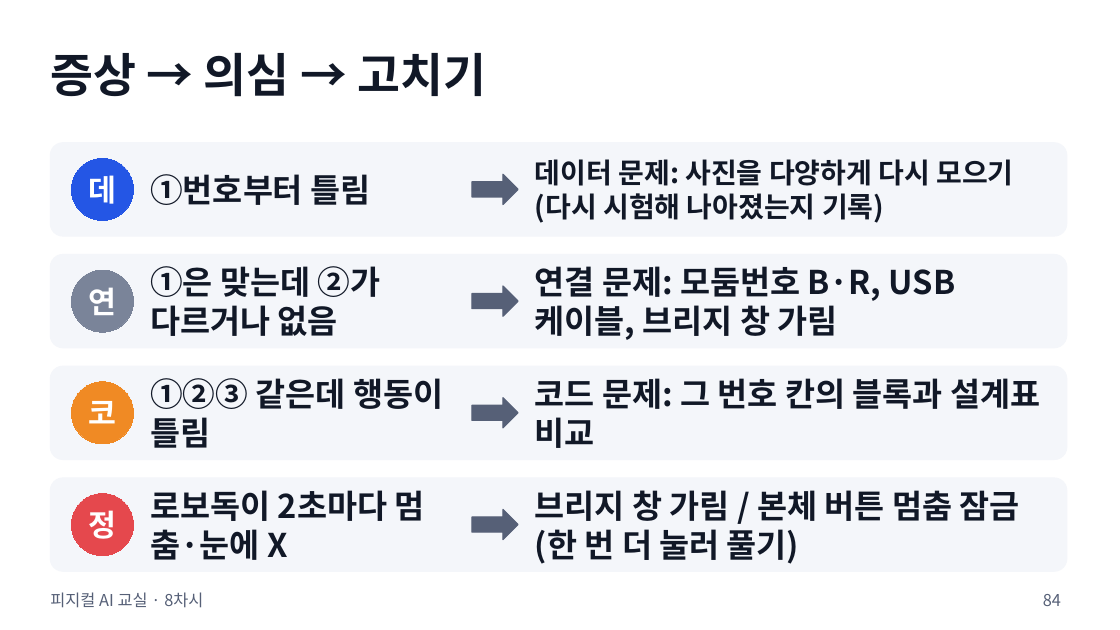
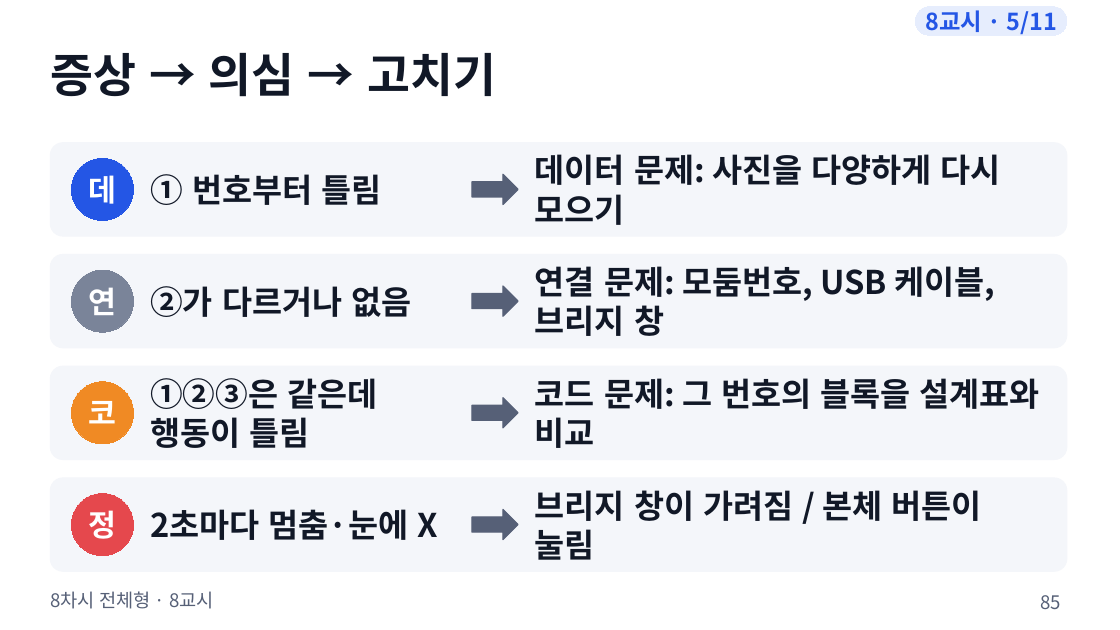
Before and after one commit to boundaryx01-uniquelife/microbit, a slide deck: slide 85 of bridge/docs/materials/8차시_전체형/8차시_수업슬라이드.pptx (slide 84 before the commit). Drawn at 1120x630 pixels with LibreOffice and Linux fonts; fonts in the diff are those of the drawing. Boxes give left, top, right and bottom in pixels: in the first picture for what was removed or moved away, otherwise in the second. Text is boxed around its words. In the diff, an @@ line names an element or a change of style, - is before the commit and + after.

```diff
--- a/bridge/docs/materials/8차시_전체형/8차시_수업슬라이드.pptx
+++ b/bridge/docs/materials/8차시_전체형/8차시_수업슬라이드.pptx
@@ rounded rectangle added at [916,7,1067,35], fill #E6EDFD, outline #E6EDFD 0.75 pt, 20 pt, text #2456E5, bold @@
+8교시 · 5/11
@@ text at [150,174,381,205]: spaces changed @@
-①번호부터 틀림
+① 번호부터 틀림
@@ text at [535,154,1000,225]: text changed; size 24 to 28 pt @@
-데이터 문제: 사진을 다양하게 다시 모으기(다시 시험해 나아졌는지 기록)
+데이터 문제: 사진을 다양하게 다시 모으기
@@ text at [535,266,995,336]: text changed @@
-연결 문제: 모둠번호 B·R, USB 케이블, 브리지 창 가림
+연결 문제: 모둠번호, USB 케이블, 브리지 창
@@ text at [150,286,411,317]: text changed @@
-①은 맞는데 ②가 다르거나 없음
+②가 다르거나 없음
@@ text at [150,378,377,448]: text changed @@
-①②③ 같은데 행동이 틀림
+①②③은 같은데 행동이 틀림
@@ text at [535,378,1039,448]: text changed @@
-코드 문제: 그 번호 칸의 블록과 설계표 비교
+코드 문제: 그 번호의 블록을 설계표와 비교
@@ text at [150,509,437,540]: text changed @@
-로보독이 2초마다 멈춤·눈에 X
+2초마다 멈춤·눈에 X
@@ text at [535,490,982,560]: text changed @@
-브리지 창 가림 / 본체 버튼 멈춤 잠금(한 번 더 눌러 풀기)
+브리지 창이 가려짐 / 본체 버튼이 눌림
@@ text at [50,591,214,609]: text changed; size 14 to 16 pt @@
-피지컬 AI 교실 · 8차시
+8차시 전체형 · 8교시
@@ page number at [1040,595,1061,609]: text changed; size 14 to 16 pt @@
-84
+85
```
Also in this commit, not shown: 89 other slides changed, 1 slide added, 25 other files.
